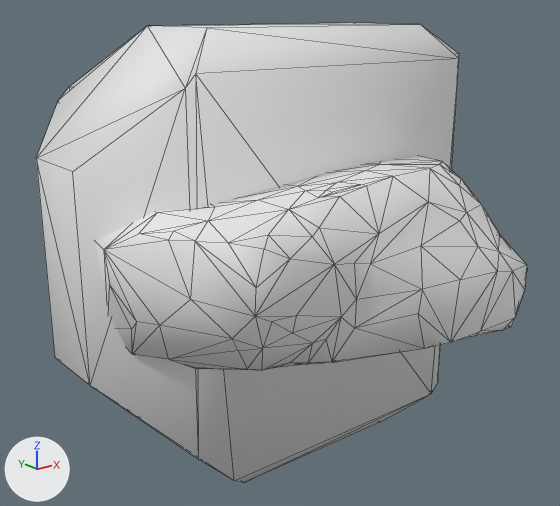
Before and after pictures for a commit that changed the FBX model Assets/Stylized_Egypt/Meshes/stones/SM_stone_02.fbx.
Rendered twice from a 50 mm lens placed at (-4.38, -5.76, 2.14), pointed at (0.19, -0.04, -0.15). Every picture has the same lights, and +X, +Y and +Z are marked at lower left. Mesh edges are drawn as thin lines. Where no turn or scale is listed for an object, it has been applied to the vertices.

Objects in the first picture: 'SM_stone_02', 'SM_stone_02_ConvexHulls'.
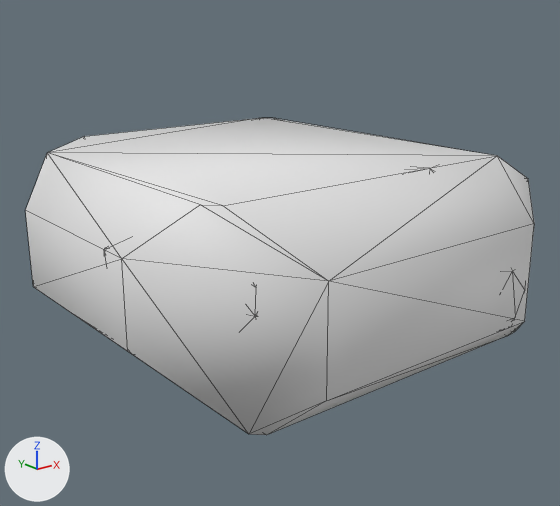
The change, as JSON lines over the scene's bpy script:
```json
{"op": "add", "block": "ob_sm_stone_02_convexhulls", "code": "ob_sm_stone_02_convexhulls.parent = ob_sm_stone_685"}
{"op": "set", "path": "ob_sm_stone_02_convexhulls.scale", "old": "(0.01, 0.01, 0.01)", "new": "(1.0, 1.0, 1.0)"}
{"op": "add", "block": "ob_sm_stone_685", "code": ["ob_sm_stone_685 = bpy.data.objects.new('SM_stone_685', None)", "ob_sm_stone_685.location = (0.0, 0.0, 0.0)", "ob_sm_stone_685.rotation_euler = (1.571, 0.0, 0.0)  # degrees (90, 0, 0)", "ob_sm_stone_685.scale = (0.01, 0.01, 0.01)"]}
```

Pixel boxes [x1, y1, x2, y2] of what changed, in the pictures (560 x 506 px):
```json
{"object": "SM_stone_02_ConvexHulls", "change": "moved, rescaled", "before": [36, 23, 459, 483], "after": [26, 118, 534, 435], "on screen": "20% wider, 31% shorter"}
{"object": "SM_stone_02", "change": "unchanged, covered by the edit", "before": [96, 156, 527, 370]}
```
